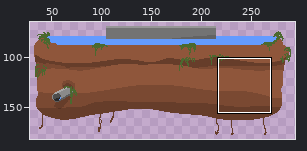
Two versions of one pixel-art file, public/assets/sprite_island_lake.aseprite. Above: a wide view before the commit, with the close-up outlined.
Close-up. The starting point:
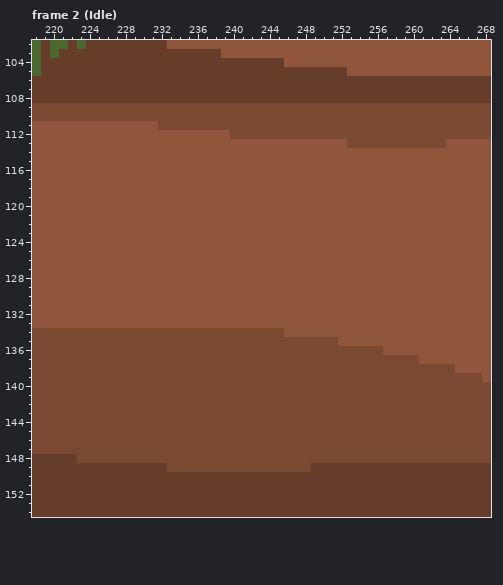
320x320 pixels, 16 frames. Shown: frame 2 (Idle): x 218..268, y 102..154. The wide view leaves out empty margins. The commit also changed other frames or places, which this record leaves out.
The result:
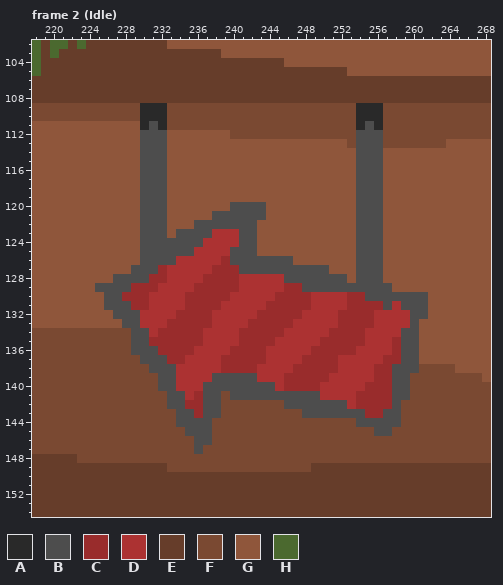
Palette (. is transparent): A #292929  B #4d4d4d  C #992c2c  D #ac3232  E #663d2a  F #7a4932  G #8f563b  H #4b692f
The exact change:
layer "Layer 5" added
layer "Layer 6" added
Changed rows in their new state; - is an unchanged pixel.
Frame 2 (Idle), layers "Layer 6", "Layer 5":
first column x 225:
109 -----AAA---------------------AAA-----
110 -----AAA---------------------AAA-----
111 -----ABA---------------------ABA-----
112 -----BBB---------------------BBB-----
113 -----BBB---------------------BBB-----
114 -----BBB---------------------BBB-----
115 -----BBB---------------------BBB-----
116 -----BBB---------------------BBB-----
117 -----BBB---------------------BBB-----
118 -----BBB---------------------BBB-----
119 -----BBB---------------------BBB-----
120 -----BBB-------BBBB----------BBB-----
121 -----BBB-----BBBBBB----------BBB-----
122 -----BBB---BBBBBBB-----------BBB-----
123 -----BBB-BBBBDDDBB-----------BBB-----
124 -----BBBBBBBDDDDBB-----------BBB-----
125 -----BBBBBBDDDDBBB-----------BBB-----
126 -----BBBBDDDDDCBBBBBBB-------BBB-----
127 ----BBBCDDDDDCCCBBBBBBBBBB---BBB-----
128 --BBBBCCDDDDCCCCDDDDDBBBBBBB-BBB-----
129 BBBBCCCDDDDCCCCCDDDDDCCBBBBBBBBBB----
130 -BBCCCDDDDCCCCCDDDDDCCCCDDDDCCBBBBBBB
131 -BBBCCDDDDCCCCDDDDDCCCCCDDDDCCCCBDBBB
132 --BBBDDDDCCCCDDDDDCCCCCDDDDCCCCDDDDBB
133 ---BBDDDCCCCCDDDDCCCCCDDDDDCCCCDDDDB-
134 ----BBDCCCCCDDDDCCCCCDDDDDCCCCDDDDBB-
135 ----BBCCCCCCDDDDCCCCDDDDDCCCCCDDDCBB-
136 ----BBBCCCCDDDDCCCCDDDDDCCCCCDDDDCBB-
137 -----BBBCCDDDDCCCCCDDDDCCCCDDDDDCCBB-
138 ------BBBDDDDDCCCCDDDDCCCCCDDDDCCBBB-
139 -------BBDDDDBBBBBDDDCCCCCDDDDDCCBB--
140 -------BBDDDBBBBBBBBDCCCCDDDDDCCCBB--
141 --------BBDCBB-BBBBBBBBBBDDDDCCCCBB--
142 --------BBCCBB-------BBBBBBBDCCCCB---
143 ---------BBCBB---------BBBBBBBCCBB---
144 ---------BBBB----------------BBBBB---
145 ----------BBB------------------BB----
146 -----------BB------------------------
147 -----------B-------------------------
